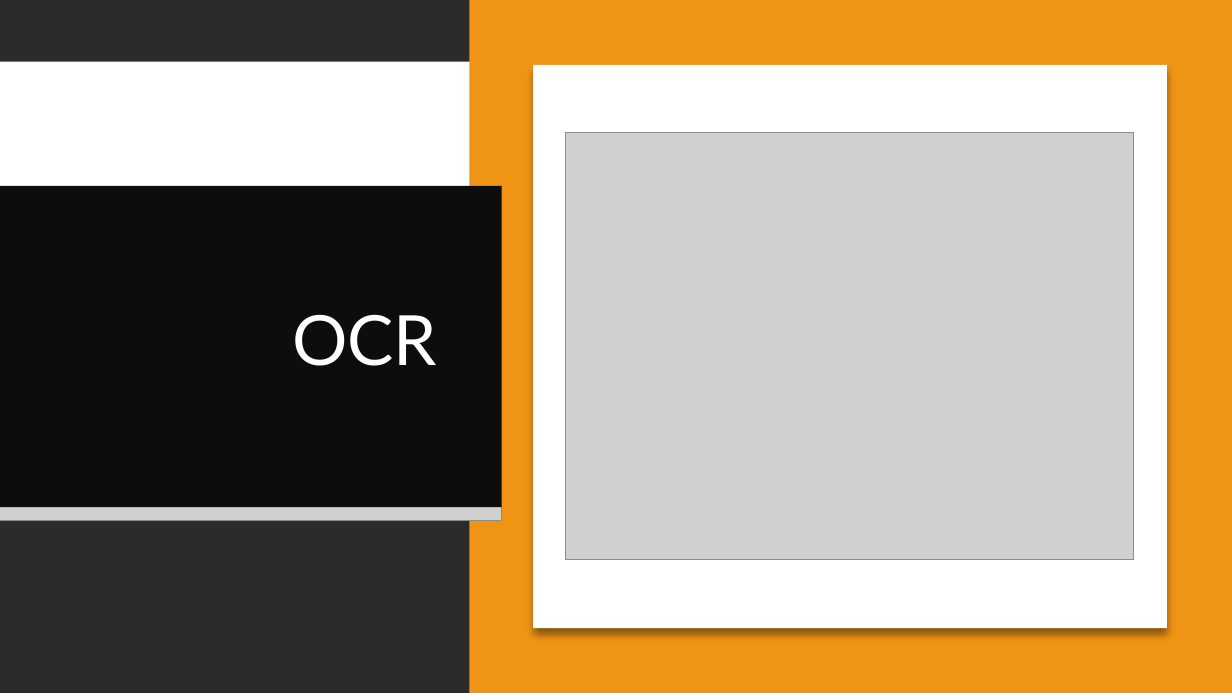
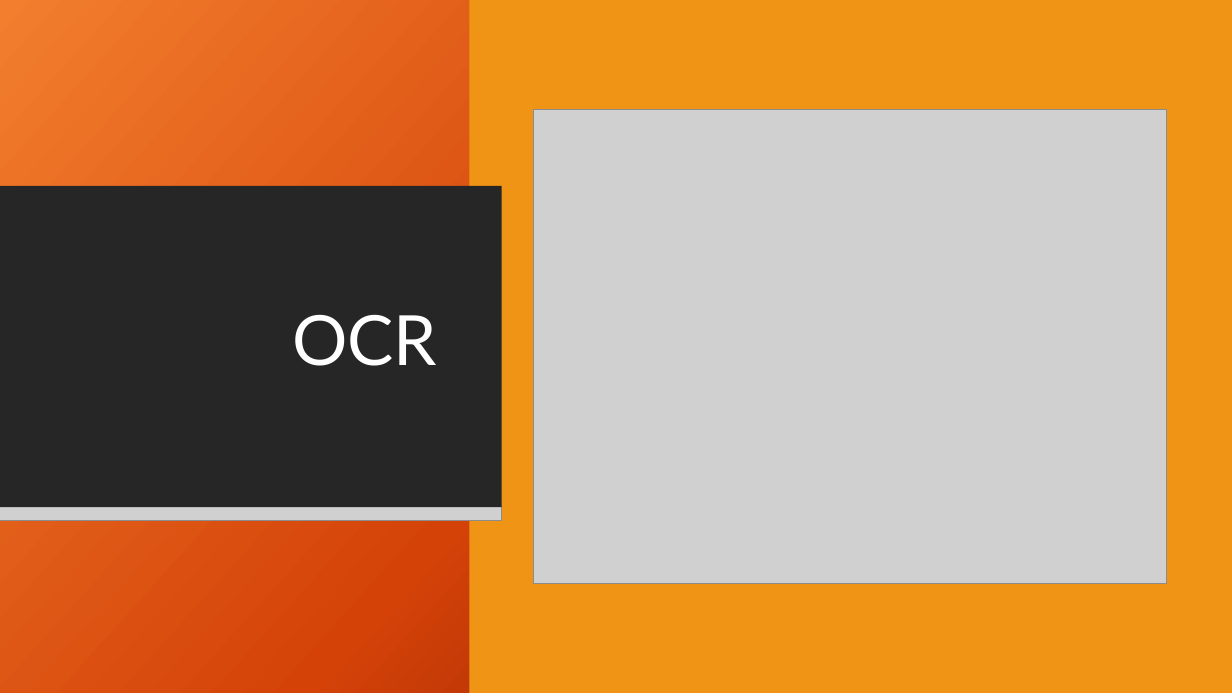
Before and after one commit to adrian0010/KYC-application, a slide deck: slide 6 of Automated_KYC_System_Presentation.pptx. Drawn at 1232x693 pixels with LibreOffice and Linux fonts; fonts in the diff are those of the drawing; grey boxes stand for pictures; background and template pictures are left out; a plain dark background stands for a picture behind light text. Boxes give left, top, right and bottom in pixels: in the first picture for what was removed or moved away, otherwise in the second. Text is boxed around its words. In the diff, an @@ line names an element or a change of style, - is before the commit and + after.

```diff
--- a/Automated_KYC_System_Presentation.pptx
+++ b/Automated_KYC_System_Presentation.pptx
@@ rectangle added at (x1=0, y1=0, x2=1232, y2=693), fill gradient #F18031 to #D54209 to #6A0D00 @@
@@ rectangle at (x1=0, y1=62, x2=1055, y2=201): fill #FFFFFF to #262626 @@
@@ rectangle removed at (x1=533, y1=65, x2=1167, y2=628) @@
@@ picture resized from (x1=566, y1=133, x2=1135, y2=560) to (x1=534, y1=109, x2=1167, y2=584) @@
@@ rectangle at (x1=0, y1=186, x2=502, y2=507): fill #0D0D0D to #262626 @@
@@ rectangle at (x1=0, y1=262, x2=907, y2=430): fill #FFFFFF to #262626 @@
```
Also in this commit, not shown: 4 other slides changed, 1 other file.
